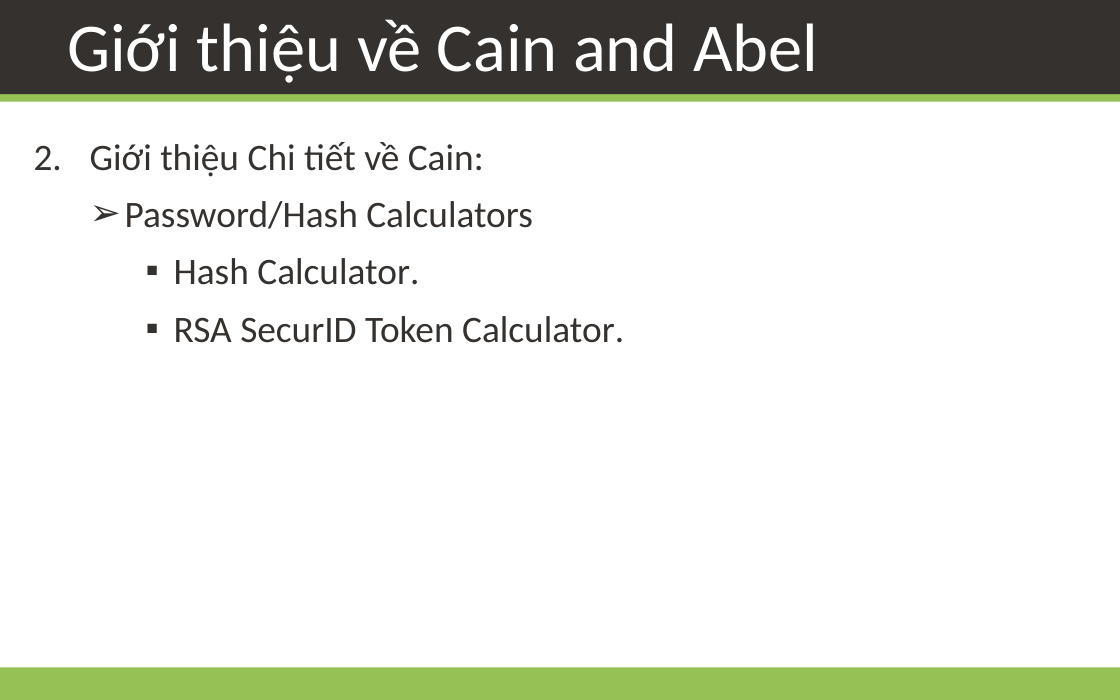
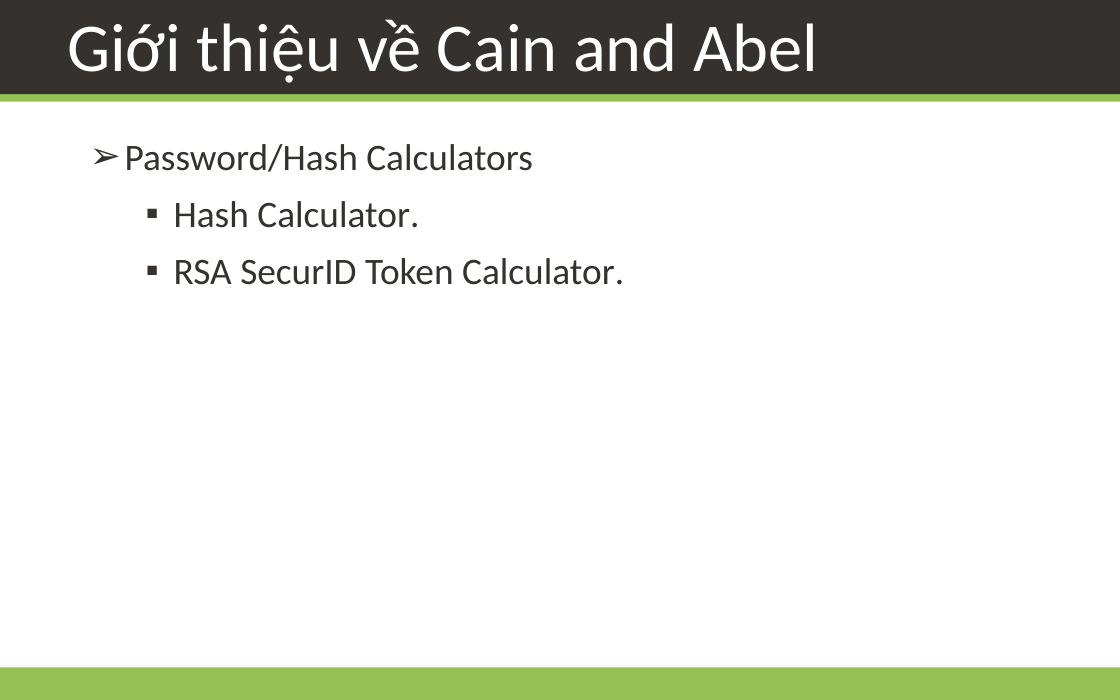
Before and after one commit to daotk/cdkpt, a slide deck: slide 10 of CDBM/Team Assignment 01/Team02.pptx. Drawn at 1120x700 pixels with LibreOffice and Linux fonts; fonts in the diff are those of the drawing; background and template pictures are left out. Boxes give left, top, right and bottom in pixels: in the first picture for what was removed or moved away, otherwise in the second. Text is boxed around its words. In the diff, an @@ line names an element or a change of style, - is before the commit and + after.

```diff
--- a/CDBM/Team Assignment 01/Team02.pptx
+++ b/CDBM/Team Assignment 01/Team02.pptx
@@ text at (90,142,484,177): paragraph removed @@
-2. Giới thiệu Chi tiết về Cain:
```
Also in this commit, not shown: 10 other slides changed, 1 slide removed.
